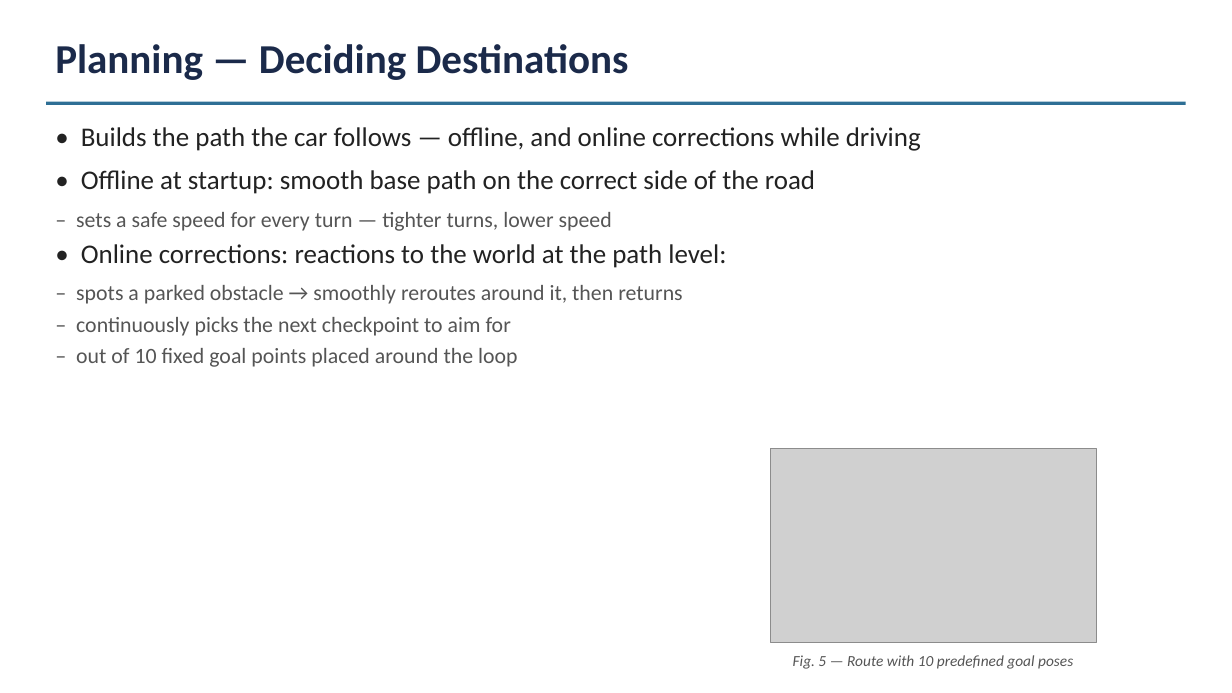
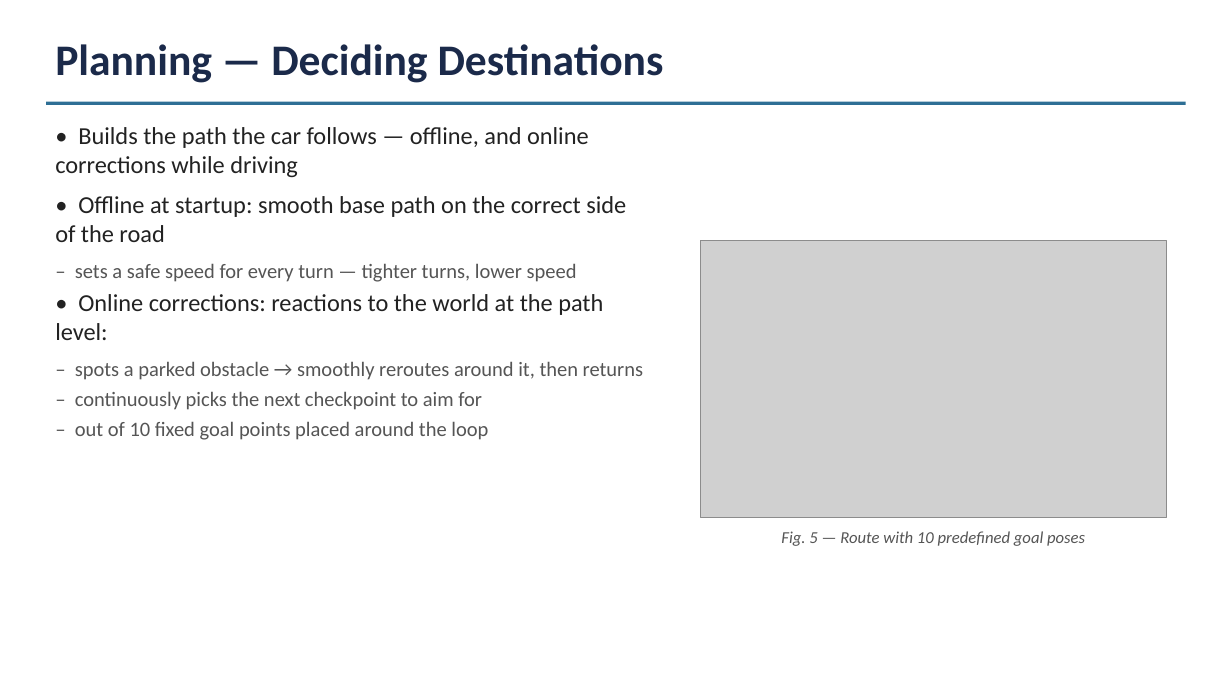
Before and after one commit to ly836669642-lgtm/project, a slide deck: slide 3 of docs/Report.pptx. Drawn at 1232x693 pixels with LibreOffice and Linux fonts; fonts in the diff are those of the drawing; grey boxes stand for pictures. Boxes give left, top, right and bottom in pixels: in the first picture for what was removed or moved away, otherwise in the second. Text is boxed around its words. In the diff, an @@ line names an element or a change of style, - is before the commit and + after.

```diff
--- a/docs/Report.pptx
+++ b/docs/Report.pptx
@@ text "Planning — Deciding Destinations" at (55, 44, 664, 83): size 32 to 34 pt @@
@@ text "• Builds the path the ..." at (55, 127, 643, 440): size 21 to 19 pt in "• Builds the path the car follows ...", "• Offline at startup: smooth base path ...", "• Online corrections: reactions to the world ..."; size 17 to 16 pt in "‒ sets a safe speed for every ...", "‒ spots a parked obstacle → smoothly ...", "‒ continuously picks the next checkpoint to ...", "‒ out of 10 fixed goal points ..." @@
@@ picture: place and size @@
-picture at (770, 448, 1096, 642)
+picture at (701, 240, 1167, 518)
@@ text "Fig. 5 — Route with ...": place and size @@
-text "Fig. 5 — Route with ..." at (793, 655, 1073, 669)
+text "Fig. 5 — Route with ..." at (781, 531, 1085, 546)
@@ text "Fig. 5 — Route with ..." at (781, 531, 1085, 546): size 12 to 13 pt @@
```
Also in this commit, not shown: 5 other slides changed, 1 other file.
